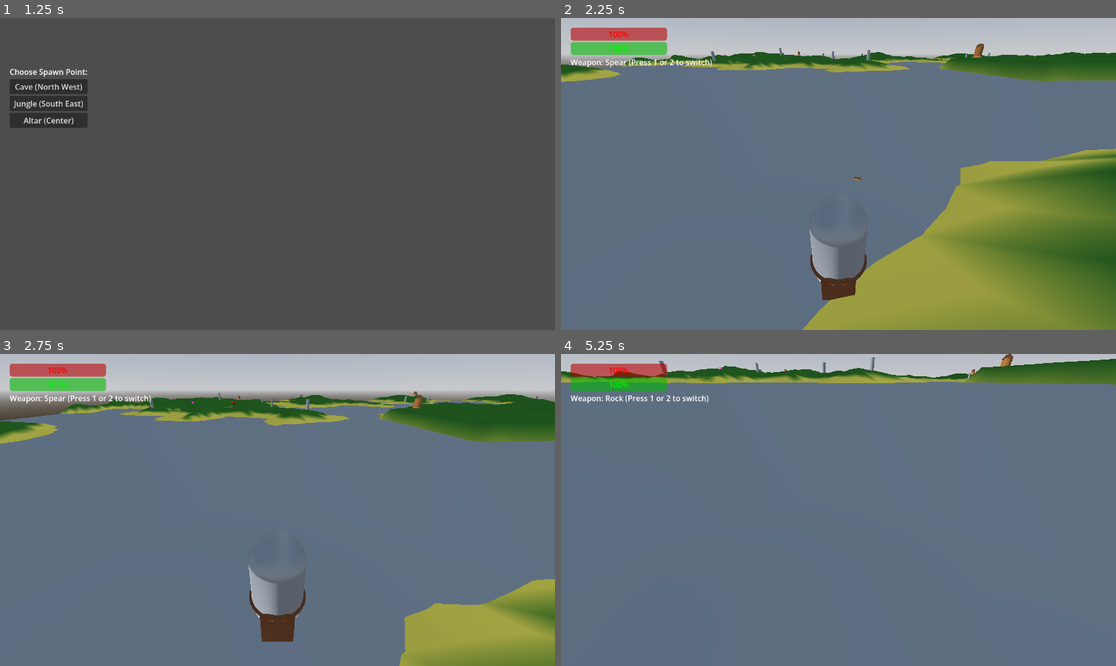
Above: before the commit, frames 1-4 (two rows, left to right).
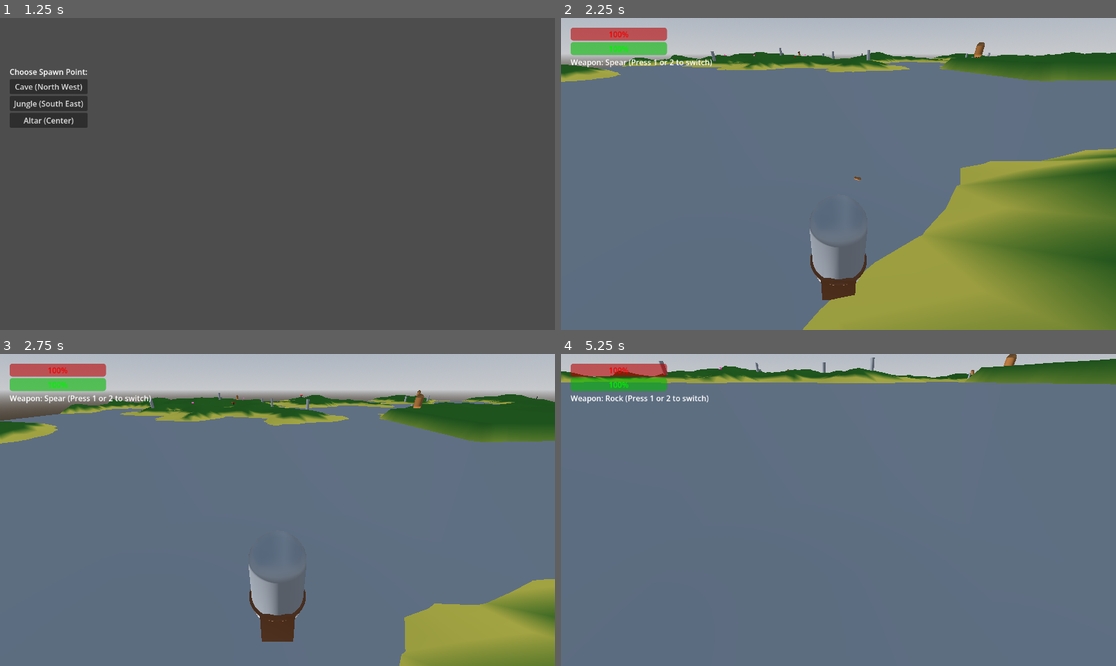
Above: after the commit, the same moments.

Repository: travist89/SpearMan
Game: Godot game, scene res://World.tscn
Same seed, same stepped clock (60 frames per second), same inputs: the game is played once before the commit and once after it. The project has no main scene, so this scene is started directly.
Inputs (mouse positions are in pixels of both pictures, inside the frame that each line leads up to):
- Up to frame 1 (1.25 s): click "Host Game" at 0.5 s
- Up to frame 2 (2.25 s): click "Cave (North West)" at 1.25 s; tap Enter (ui_accept) at 2 s; move the mouse to (866, 174) at 2.02 s; press the mouse at (866, 174) at 2.03 s; hold Up (ui_up) from 2.03 s (still down)
- Up to frame 3 (2.75 s): keep holding Up (ui_up); tap Enter (ui_accept) at 2.27 s
- Up to frame 4 (5.25 s): keep holding Up (ui_up); move the mouse to (810, 510) at 2.77 s; release the mouse at (810, 510) at 2.78 s; tap 1 at 2.85 s; tap Enter (ui_accept) at 3.02, 4.52 s; move the mouse to (849, 503) at 3.52 s; hold 2 3.53-4.28 s; move the mouse to (832, 516) at 4.27 s; tap Shift at 4.35 s; move the mouse to (877, 513) at 5.02 s; press the mouse at (877, 513) at 5.03 s

Frame 1 is identical in both runs. In frame 2, less than 0.1% of the frame differs, in the area x 34-77%, y 7-13%; in frame 3, less than 0.1%; in frame 4, less than 0.1%, in the area x 28-83%, y 0-7%.

Commit message:
Fix visibility desync issues

Diff:
--- a/Enemy.gd
+++ b/Enemy.gd
@@ -145,6 +145,7 @@
 # RPC for the death effect. "call_local" means it runs on server + all clients.
 @rpc("any_peer", "call_local", "reliable")
 func explode():
+	if not is_inside_tree(): return
 	print("Enemy Exploded!")
 	spawn_particles()
 	queue_free() # Remove the enemy from the game
--- a/Mammoth.gd
+++ b/Mammoth.gd
@@ -117,6 +117,7 @@
 # RPC to handle Mammoth death across the network
 @rpc("any_peer", "call_local", "reliable")
 func die():
+	if not is_inside_tree(): return
 	print("Mammoth Died!")
 	# Currently just disappears, but could spawn items or play an animation
 	queue_free()
--- a/World.gd
+++ b/World.gd
@@ -80,13 +80,8 @@
 	scatter_crouton_rocks(40)
 
 	# --- Server-Only Initialization ---
-	# Only the host/server spawns enemies and items.
-	# The MultiplayerSpawner then sends them to the clients.
-	if multiplayer.is_server():
-		scatter_targets(30)
-		scatter_enemies(12, 5)
-		scatter_mammoths(3)
-		scatter_collectibles(20)
+	# We moved the initial spawn logic to start_host() because
+	# multiplayer.is_server() is false here when running as a listen server (host).
 
 func _process(delta):
 	# Update the sun and moon position every frame
@@ -175,6 +170,13 @@
 
 	connection_ui.visible = false
 	spawn_ui.visible = true
+
+	# Spawn initial enemies and items now that the server is active
+	if multiplayer.is_server():
+		scatter_targets(30)
+		scatter_enemies(12, 5)
+		scatter_mammoths(3)
+		scatter_collectibles(20)
 
 # Client joins a host
 func start_join():
@@ -212,8 +214,12 @@
 func _spawn_node(data):
 	if data.has("id"):
 		return _spawn_player_impl(data)
-	elif data.has("type") and data["type"] == "mammoth":
-		return _spawn_mammoth(data)
+	elif data.has("type"):
+		var type = data["type"]
+		if type == "mammoth": return _spawn_mammoth(data)
+		elif type == "target": return _spawn_target(data)
+		elif type == "collectible_health": return _spawn_collectible(data, collectible_health_scene)
+		elif type == "collectible_speed": return _spawn_collectible(data, collectible_speed_scene)
 	elif data.has("pos"):
 		return _spawn_enemy(data)
 	return null
@@ -256,6 +262,22 @@
 	mammoth.name = "Mammoth_" + str(spawn_id)
 	mammoth.position = pos
 	return mammoth
+
+func _spawn_target(data):
+	var pos = data["pos"]
+	var spawn_id = data["spawn_id"]
+	var target = target_scene.instantiate()
+	target.name = "Target_" + str(spawn_id)
+	target.position = pos
+	return target
+
+func _spawn_collectible(data, scene):
+	var pos = data["pos"]
+	var spawn_id = data["spawn_id"]
+	var item = scene.instantiate()
+	item.name = "Collectible_" + str(spawn_id)
+	item.position = pos
+	return item
 
 # --- TERRAIN GENERATION LOGIC ---
 # Uses a SurfaceTool to build a 3D mesh from scratch using Noise values
@@ -346,8 +368,9 @@
 		var z = randf_range(-terrain_size/2, terrain_size/2)
 		var y = noise.get_noise_2d(x, z) * terrain_height
 		if y < lake_level + 1.0: continue
-		var target = target_scene.instantiate()
-		add_child(target); target.position = Vector3(x, y + 1.5, z)
+
+		spawn_id_counter += 1
+		spawner.spawn({"pos": Vector3(x, y + 1.5, z), "type": "target", "spawn_id": spawn_id_counter})
 
 func scatter_enemies(small_count, big_count):
 	for i in range(small_count):
@@ -406,5 +429,6 @@
 	for i in range(count):
 		var pos = find_random_spawn_pos()
 		if pos != Vector3.ZERO:
-			var item = (collectible_speed_scene if randf() < 0.5 else collectible_health_scene).instantiate()
-			add_child(item); item.position = pos
+			var type = "collectible_speed" if randf() < 0.5 else "collectible_health"
+			spawn_id_counter += 1
+			spawner.spawn({"pos": pos, "type": type, "spawn_id": spawn_id_counter})
